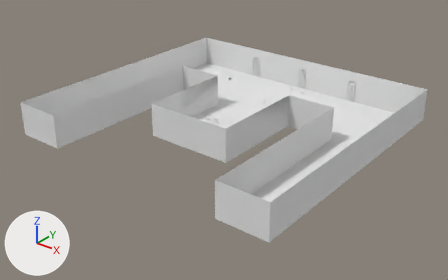
What one commit did to the Blender file LJSInterior/IntGameEngine/LongJohnInterior.blend.
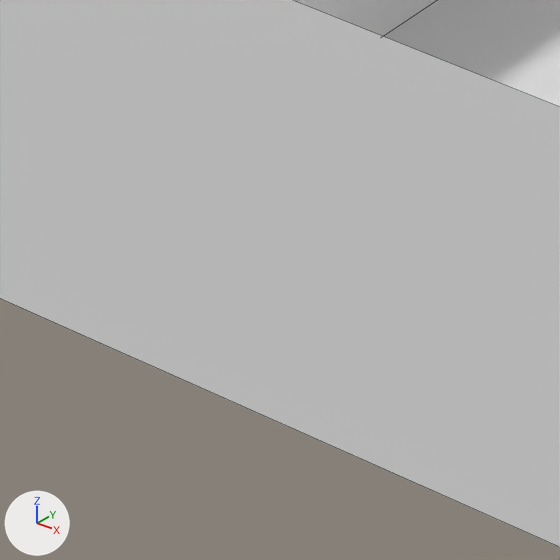
The first picture shows the older version from a camera (50 mm lens) standing at (558.0, -690.0, 415.0) and looking at (6.0, -1.0, -13.0). The close-ups show both versions on the part from 48% to 60% of the width and 68% to 87% of the height of that picture; other places that the commit changed are outside them. Every picture has the same lights, and +X, +Y and +Z are marked at lower left. The close-ups show mesh edges as thin lines.

Before the edit, the objects in view are built like this:
```python
me_cube_019 = bpy.data.meshes.new('Cube.019')
me_cube_019.from_pydata(...)  # 640 vertices, 678 faces; spans x -0.8..0.8, y 14.3..99.6, z -1.0..0.9
me_cube_019.materials.append(mat_material_011)  # its picture is missing
me_plane = bpy.data.meshes.new('Plane')
me_plane.from_pydata(...)  # 42 vertices, 29 faces; spans x -3.2..3.2, y -2.5..3.0, z 0.0..18.0
me_plane.materials.append(mat_material_000)  # its picture is missing
ob_level = bpy.data.objects.new('Level', me_plane)
ob_level.location = (0.0, 0.4, 0.5)
ob_level.scale = (71.9, 79.5, 2.99)
ob_window_003 = bpy.data.objects.new('Window.003', me_cube_019)
ob_window_003.location = (-11.6, 239.8, 22.2)
ob_window_003.rotation_euler = (0.0, 0.0, 4.712)  # degrees (0, 0, 270)
ob_window_003.scale = (4.04, 0.166, 17.6)
```
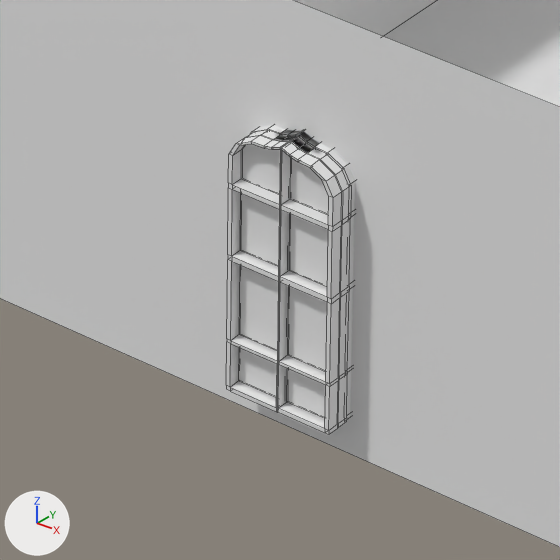
What differs and where, as boxes [x1, y1, x2, y2] in the close-ups (560 x 560 px):
'Window.006', added: after [226, 125, 355, 435]

What changed in the scene script:
```text
Add ob_window_006:
    ob_window_006 = bpy.data.objects.new('Window.006', me_cube_019.copy())  # the mesh of ob_window_003
    ob_window_006.location = (184.6, -200.7, 22.2)
    ob_window_006.rotation_euler = (0.0, 0.0, 4.712)  # degrees (0, 0, 270)
    ob_window_006.scale = (4.04, 0.166, 17.6)
```
